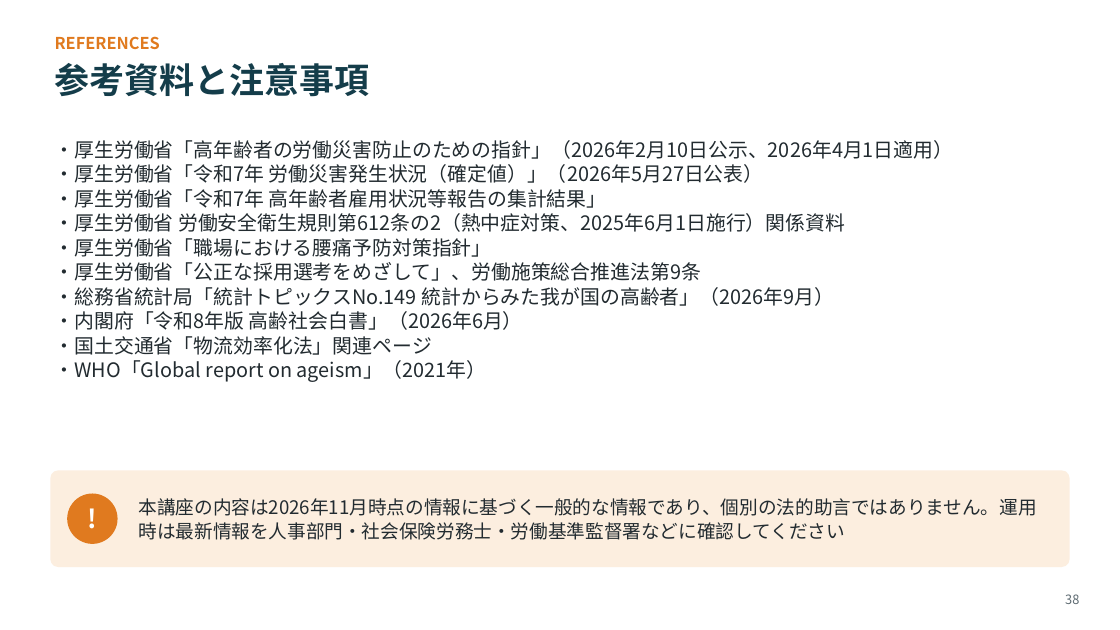
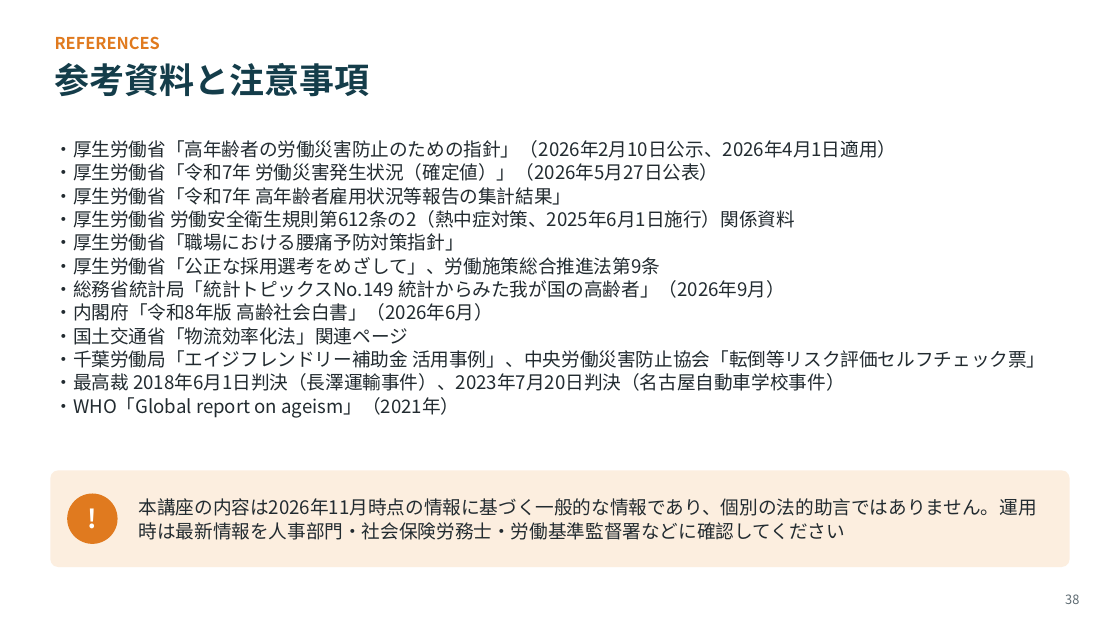
Before and after one commit to lastradezanpano/Udemy, a slide deck: slide 38 of 高齢者雇用研修/物流現場の高齢者雇用_研修スライド_v1.0.pptx. Drawn at 1120x630 pixels with LibreOffice and Linux fonts; fonts in the diff are those of the drawing. Boxes give left, top, right and bottom in pixels: in the first picture for what was removed or moved away, otherwise in the second. Text is boxed around its words. In the diff, an @@ line names an element or a change of style, - is before the commit and + after.

```diff
--- a/高齢者雇用研修/物流現場の高齢者雇用_研修スライド_v1.0.pptx
+++ b/高齢者雇用研修/物流現場の高齢者雇用_研修スライド_v1.0.pptx
@@ text at (55,140,897,418): size 17 to 16 pt in "・厚生労働省「高年齢者の労働災害防止のための指針」（2026年2月10日公示、2026年4月1日適用）", "・厚生労働省「令和7年 労働災害発生状況（確定値）」（2026年5月27日公表）", "・厚生労働省「令和7年 高年齢者雇用状況等報告の集計結果」", "・厚生労働省 労働安全衛生規則第612条の2（熱中症対策、2025年6月1日施行）関係資料" and 6 more places; line spacing 21pt to 20pt @@
@@ text at (55,350,1046,391): paragraphs added @@
+・千葉労働局「エイジフレンドリー補助金 活用事例」、中央労働災害防止協会「転倒等リスク評価セルフチェック票」
+・最高裁 2018年6月1日判決（長澤運輸事件）、2023年7月20日判決（名古屋自動車学校事件）
```
Also in this commit, not shown: 6 other slides changed, 4 other files.
